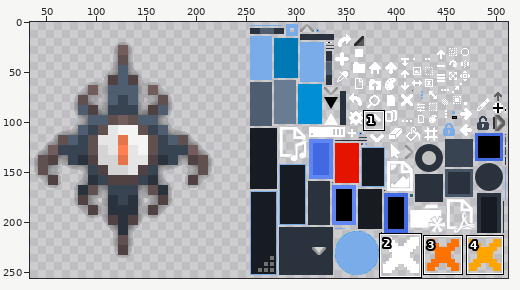
Sprite sheet, stored at android/assets/ui/uiskin.png. Above, an overview of the earlier version with the close-up marked.
Close-up. Before the edit:
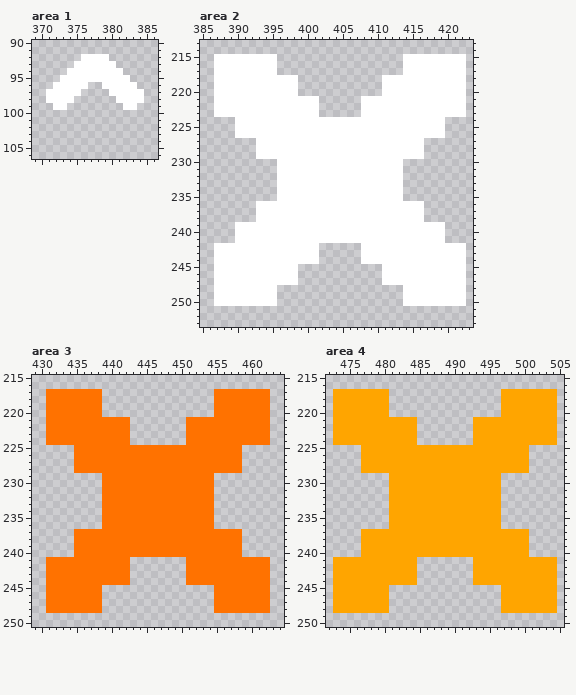
The file is 512x256 pixels. Pixels under 10% opacity are left out. Colours within 5 levels of each other are drawn and written as one. Shown: area 1: x 369..386, y 90..106; area 2: x 385..423, y 213..253; area 3: x 429..464, y 215..250; area 4: x 472..505, y 215..250. The wide view leaves out empty margins. The commit also changed other parts of the picture, which this record leaves out.
The result:
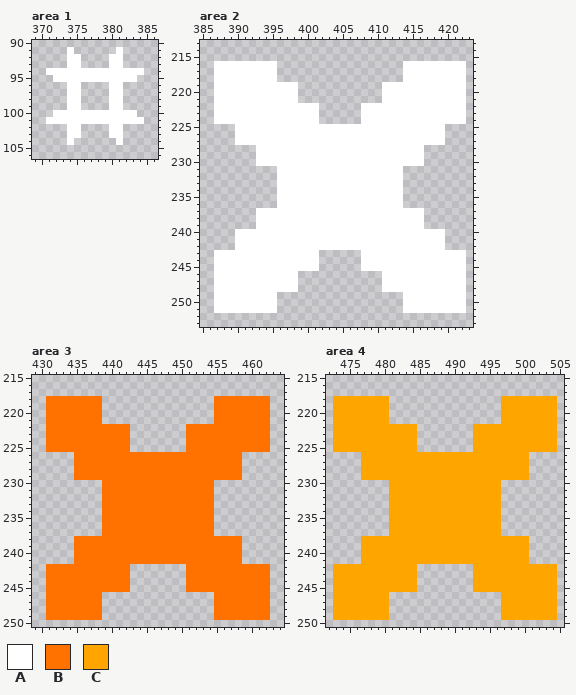
Palette (. is transparent): A #ffffff  B #ff7200  C #ffa500
Change:
--- area 1
@@ x 369..386 @@
  90 ..................
- 91 ..................
- 92 .......AAAA.......
- 93 ......AAAAAA......
- 94 .....AAAAAAAA.....
- 95 ....AAAAAAAAAA....
- 96 ...AAAAA..AAAAA...
- 97 ..AAAAA....AAAAA..
- 98 ..AAAA......AAAA..
- 99 ...AA........AA...
-100 ..................
-101 ..................
-102 ..................
-103 ..................
-104 ..................
+ 91 .....A......A.....
+ 92 .....AA....AA.....
+ 93 .....AA....AA.....
+ 94 ..AAAAAAAAAAAAAA..
+ 95 ...AAAAAAAAAAAA...
+ 96 .....AA....AA.....
+ 97 .....AA....AA.....
+ 98 .....AA....AA.....
+ 99 .....AA....AA.....
+100 ...AAAAAAAAAAAA...
+101 ..AAAAAAAAAAAAAA..
+102 .....AA....AA.....
+103 .....AA....AA.....
+104 .....A......A.....
 105 ..................
--- area 2
@@ x 385..423 @@
 214 .......................................
-215 ..AAAAAAAAA..................AAAAAAAAA.
+215 .......................................
 216 ..AAAAAAAAA..................AAAAAAAAA.
 217 ..AAAAAAAAA..................AAAAAAAAA.
-218 ..AAAAAAAAAAAA............AAAAAAAAAAAA.
+218 ..AAAAAAAAA..................AAAAAAAAA.
 219 ..AAAAAAAAAAAA............AAAAAAAAAAAA.
 220 ..AAAAAAAAAAAA............AAAAAAAAAAAA.
-221 ..AAAAAAAAAAAAAAA......AAAAAAAAAAAAAAA.
+221 ..AAAAAAAAAAAA............AAAAAAAAAAAA.
 222 ..AAAAAAAAAAAAAAA......AAAAAAAAAAAAAAA.
 223 ..AAAAAAAAAAAAAAA......AAAAAAAAAAAAAAA.
-224 .....AAAAAAAAAAAAAAAAAAAAAAAAAAAAAA....
+224 ..AAAAAAAAAAAAAAA......AAAAAAAAAAAAAAA.
 225 .....AAAAAAAAAAAAAAAAAAAAAAAAAAAAAA....
 226 .....AAAAAAAAAAAAAAAAAAAAAAAAAAAAAA....
-227 ........AAAAAAAAAAAAAAAAAAAAAAAA.......
+227 .....AAAAAAAAAAAAAAAAAAAAAAAAAAAAAA....
 228 ........AAAAAAAAAAAAAAAAAAAAAAAA.......
 229 ........AAAAAAAAAAAAAAAAAAAAAAAA.......
-230 ...........AAAAAAAAAAAAAAAAAA..........
+230 ........AAAAAAAAAAAAAAAAAAAAAAAA.......
 231 ...........AAAAAAAAAAAAAAAAAA..........
@@ x 385..423 @@
 235 ...........AAAAAAAAAAAAAAAAAA..........
-236 ........AAAAAAAAAAAAAAAAAAAAAAAA.......
+236 ...........AAAAAAAAAAAAAAAAAA..........
 237 ........AAAAAAAAAAAAAAAAAAAAAAAA.......
 238 ........AAAAAAAAAAAAAAAAAAAAAAAA.......
-239 .....AAAAAAAAAAAAAAAAAAAAAAAAAAAAAA....
+239 ........AAAAAAAAAAAAAAAAAAAAAAAA.......
 240 .....AAAAAAAAAAAAAAAAAAAAAAAAAAAAAA....
 241 .....AAAAAAAAAAAAAAAAAAAAAAAAAAAAAA....
-242 ..AAAAAAAAAAAAAAA......AAAAAAAAAAAAAAA.
+242 .....AAAAAAAAAAAAAAAAAAAAAAAAAAAAAA....
 243 ..AAAAAAAAAAAAAAA......AAAAAAAAAAAAAAA.
 244 ..AAAAAAAAAAAAAAA......AAAAAAAAAAAAAAA.
-245 ..AAAAAAAAAAAA............AAAAAAAAAAAA.
+245 ..AAAAAAAAAAAAAAA......AAAAAAAAAAAAAAA.
 246 ..AAAAAAAAAAAA............AAAAAAAAAAAA.
 247 ..AAAAAAAAAAAA............AAAAAAAAAAAA.
-248 ..AAAAAAAAA..................AAAAAAAAA.
+248 ..AAAAAAAAAAAA............AAAAAAAAAAAA.
 249 ..AAAAAAAAA..................AAAAAAAAA.
 250 ..AAAAAAAAA..................AAAAAAAAA.
-251 .......................................
+251 ..AAAAAAAAA..................AAAAAAAAA.
 252 .......................................
--- area 3
@@ x 429..464 @@
 216 ....................................
-217 ..BBBBBBBB................BBBBBBBB..
+217 ....................................
 218 ..BBBBBBBB................BBBBBBBB..
@@ x 437..456 @@
 220 BB................BB
-221 BBBBBB........BBBBBB
+221 BB................BB
 222 BBBBBB........BBBBBB
@@ x 429..464 @@
 224 ..BBBBBBBBBBBB........BBBBBBBBBBBB..
-225 ......BBBBBBBBBBBBBBBBBBBBBBBB......
+225 ..BBBBBBBBBBBB........BBBBBBBBBBBB..
 226 ......BBBBBBBBBBBBBBBBBBBBBBBB......
@@ x 429..464 @@
 228 ......BBBBBBBBBBBBBBBBBBBBBBBB......
-229 ..........BBBBBBBBBBBBBBBB..........
+229 ......BBBBBBBBBBBBBBBBBBBBBBBB......
 230 ..........BBBBBBBBBBBBBBBB..........
@@ x 429..464 @@
 236 ..........BBBBBBBBBBBBBBBB..........
-237 ......BBBBBBBBBBBBBBBBBBBBBBBB......
+237 ..........BBBBBBBBBBBBBBBB..........
 238 ......BBBBBBBBBBBBBBBBBBBBBBBB......
@@ x 429..464 @@
 240 ......BBBBBBBBBBBBBBBBBBBBBBBB......
-241 ..BBBBBBBBBBBB........BBBBBBBBBBBB..
+241 ......BBBBBBBBBBBBBBBBBBBBBBBB......
 242 ..BBBBBBBBBBBB........BBBBBBBBBBBB..
@@ x 437..456 @@
 244 BBBBBB........BBBBBB
-245 BB................BB
+245 BBBBBB........BBBBBB
 246 BB................BB
@@ x 429..464 @@
 248 ..BBBBBBBB................BBBBBBBB..
-249 ....................................
+249 ..BBBBBBBB................BBBBBBBB..
 250 ....................................
--- area 4
@@ x 472..505 @@
 216 ..................................
-217 .CCCCCCCC................CCCCCCCC.
+217 ..................................
 218 .CCCCCCCC................CCCCCCCC.
@@ x 479..498 @@
 220 CC................CC
-221 CCCCCC........CCCCCC
+221 CC................CC
 222 CCCCCC........CCCCCC
@@ x 472..505 @@
 224 .CCCCCCCCCCCC........CCCCCCCCCCCC.
-225 .....CCCCCCCCCCCCCCCCCCCCCCCC.....
+225 .CCCCCCCCCCCC........CCCCCCCCCCCC.
 226 .....CCCCCCCCCCCCCCCCCCCCCCCC.....
@@ x 472..505 @@
 228 .....CCCCCCCCCCCCCCCCCCCCCCCC.....
-229 .........CCCCCCCCCCCCCCCC.........
+229 .....CCCCCCCCCCCCCCCCCCCCCCCC.....
 230 .........CCCCCCCCCCCCCCCC.........
@@ x 472..505 @@
 236 .........CCCCCCCCCCCCCCCC.........
-237 .....CCCCCCCCCCCCCCCCCCCCCCCC.....
+237 .........CCCCCCCCCCCCCCCC.........
 238 .....CCCCCCCCCCCCCCCCCCCCCCCC.....
@@ x 472..505 @@
 240 .....CCCCCCCCCCCCCCCCCCCCCCCC.....
-241 .CCCCCCCCCCCC........CCCCCCCCCCCC.
+241 .....CCCCCCCCCCCCCCCCCCCCCCCC.....
 242 .CCCCCCCCCCCC........CCCCCCCCCCCC.
@@ x 479..498 @@
 244 CCCCCC........CCCCCC
-245 CC................CC
+245 CCCCCC........CCCCCC
 246 CC................CC
@@ x 472..505 @@
 248 .CCCCCCCC................CCCCCCCC.
-249 ..................................
+249 .CCCCCCCC................CCCCCCCC.
 250 ..................................
